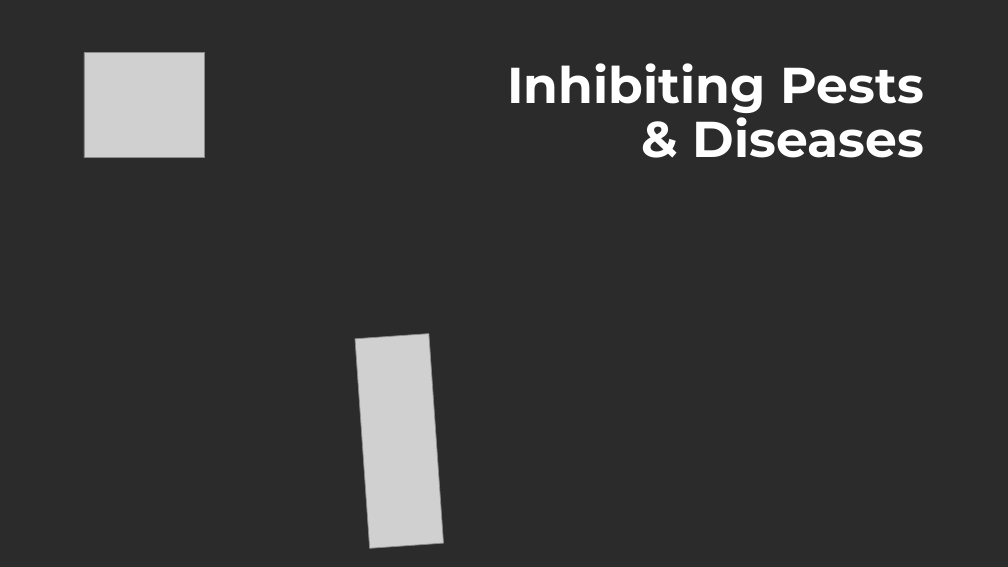
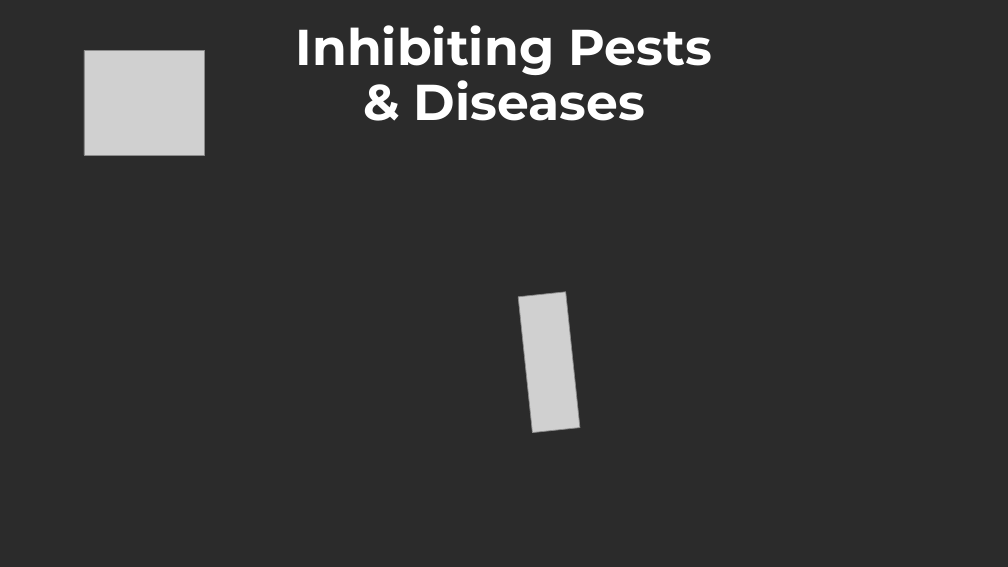
Before and after one commit to linneamoritznyc/final-SFWsite-Linnea, a slide deck: slide 5 of exports/stephanie/how-it-works/how-it-works-thumbnails.pptx. Drawn at 1008x567 pixels with LibreOffice and Linux fonts; fonts in the diff are those of the drawing; grey boxes stand for pictures; background and template pictures are left out; a plain dark background stands for a picture behind light text. Boxes give left, top, right and bottom in pixels: in the first picture for what was removed or moved away, otherwise in the second. Text is boxed around its words. In the diff, an @@ line names an element or a change of style, - is before the commit and + after.

```diff
--- a/exports/stephanie/how-it-works/how-it-works-thumbnails.pptx
+++ b/exports/stephanie/how-it-works/how-it-works-thumbnails.pptx
@@ text "Inhibiting Pests": place and size @@
-text "Inhibiting Pests" at (507,63,924,158)
+text "Inhibiting Pests" at (296,25,713,121)
@@ text "Inhibiting Pests" at (296,25,713,121): alignment right to centre @@
@@ picture added at (519,292,580,433) @@
@@ picture removed at (355,333,444,548) @@
```
Also in this commit, not shown: 5 other slides changed, 13 other files.
